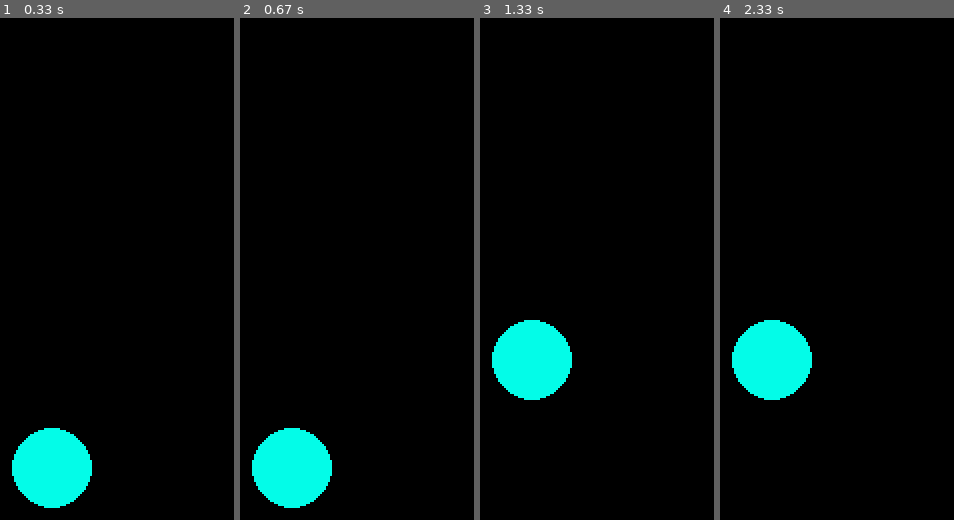
Above: before the commit, frames 1-4 (left to right).
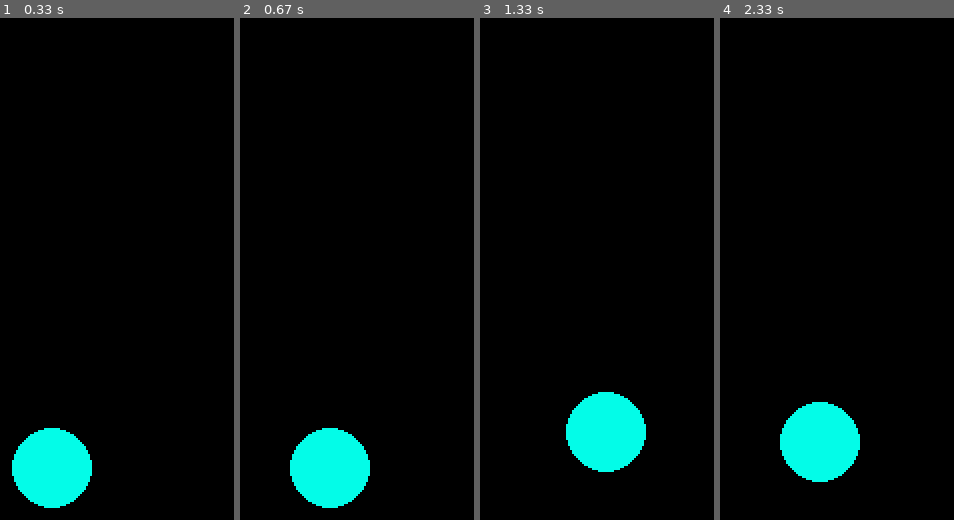
Above: after the commit, the same moments.

Repository: musikalbeat/CMA-Python-Thursday
Game: pygame game, started from work_Jerry/Lesson4_Ball.py
Two runs of this game, one before a commit and one after it. Both use one fixed random seed, a clock stepped at 60 frames per second and the inputs below.
Inputs:
- Up to frame 1 (0.33 s): no input
- Up to frame 2 (0.67 s): hold Right from 0.33 s (still down)
- Up to frame 3 (1.33 s): release Right at 0.8 s; hold Up 0.83-1.13 s; hold Right from 1.17 s (still down)
- Up to frame 4 (2.33 s): release Right at 1.63 s; hold Left 1.67-2.2 s; hold Down from 2.23 s (still down)

Frame 1 is identical in both runs. In frame 2, 4.9% of the frame differs, in the area x 5-56%, y 81-98%; in frame 3, 8.4%, in the area x 5-71%, y 60-91%; in frame 4, 8.4%.

Commit message:
Jerry Project Fixed

Diff:
--- a/work_Jerry/Lesson4_Ball.py
+++ b/work_Jerry/Lesson4_Ball.py
@@ -18,7 +18,7 @@
         self.screen = screen
         self.x_speed = 0
         self.y_speed = 0
-        self.speed = 3
+        self.speed = 1
 
     def draw(self):
         pygame.draw.circle(self.screen, self.color, (self.x, self.y), self.radius)
@@ -31,21 +31,21 @@
             if event.type == pygame.KEYDOWN:
                 if event.key == pygame.K_UP:
                     self.y_speed -= self.speed
-                elif event.type == pygame.K_DOWN:
+                elif event.key == pygame.K_DOWN:
                      self.y_speed += self.speed
-                elif event.type == pygame.K_LEFT:
-                     self.y_speed -= self.speed
-                elif event.type == pygame.K_RIGHT:
-                     self.y_speed += self.speed
+                elif event.key == pygame.K_LEFT:
+                     self.x_speed -= self.speed
+                elif event.key == pygame.K_RIGHT:
+                     self.x_speed += self.speed
             if event.type == pygame.KEYUP:
                 if event.key == pygame.K_UP:
                     self.y_speed += self.speed
-                elif event.type == pygame.K_DOWN:
+                elif event.key == pygame.K_DOWN:
                      self.y_speed -= self.speed
-                elif event.type == pygame.K_LEFT:
-                     self.y_speed += self.speed
-                elif event.type == pygame.K_RIGHT:
-                     self.y_speed -= self.speed
+                elif event.key == pygame.K_LEFT:
+                     self.x_speed += self.speed
+                elif event.key == pygame.K_RIGHT:
+                     self.x_speed -= self.speed
 
 
         self.x += self.x_speed
